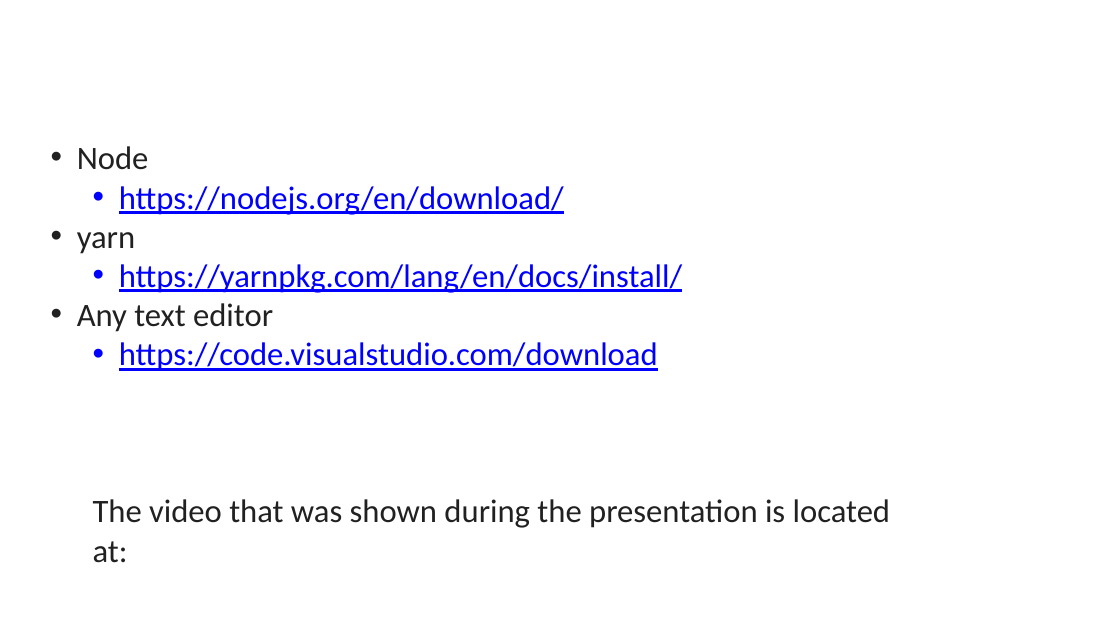
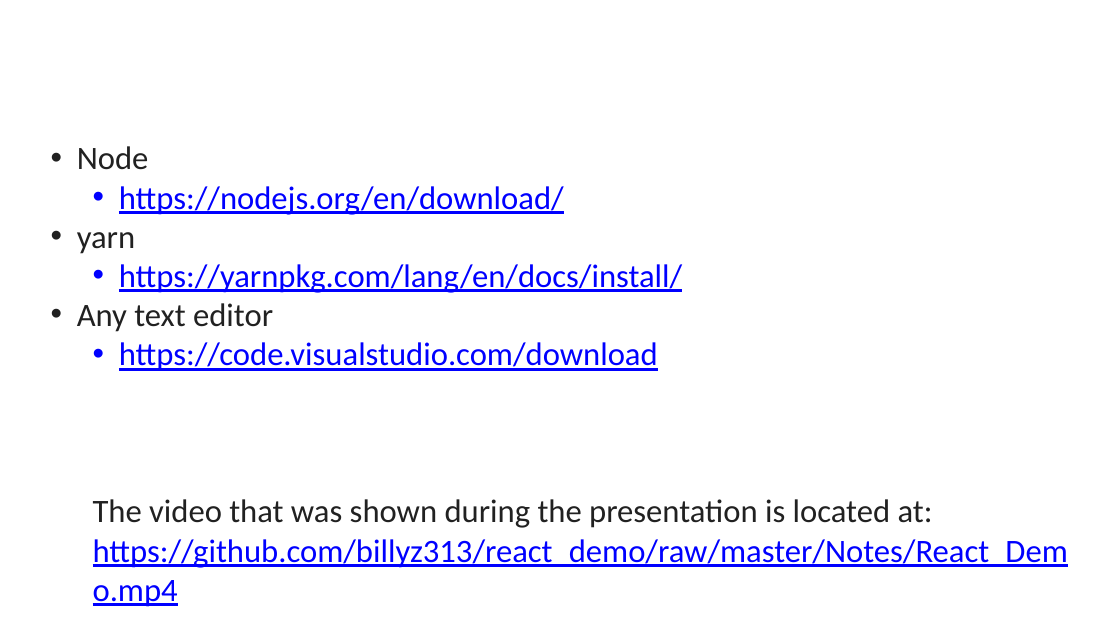
Before and after one commit to billyz313/react_demo, a slide deck: slide 7 of Notes/sage_sco_git_react_demo.pptx. Drawn at 1120x630 pixels with LibreOffice and Linux fonts; fonts in the diff are those of the drawing; background and template pictures are left out. Boxes give left, top, right and bottom in pixels: in the first picture for what was removed or moved away, otherwise in the second. Text is boxed around its words. In the diff, an @@ line names an element or a change of style, - is before the commit and + after.

Commit message:
updated video link

```diff
--- a/Notes/sage_sco_git_react_demo.pptx
+++ b/Notes/sage_sco_git_react_demo.pptx
@@ text at [93, 499, 1068, 607]: text changed; text colour #212121 to #0000FF @@
-  The video that was shown during the presentation is located at:
+  The video that was shown during the presentation is located at: https://github.com/billyz313/react_demo/raw/master/Notes/React_Demo.mp4
```
